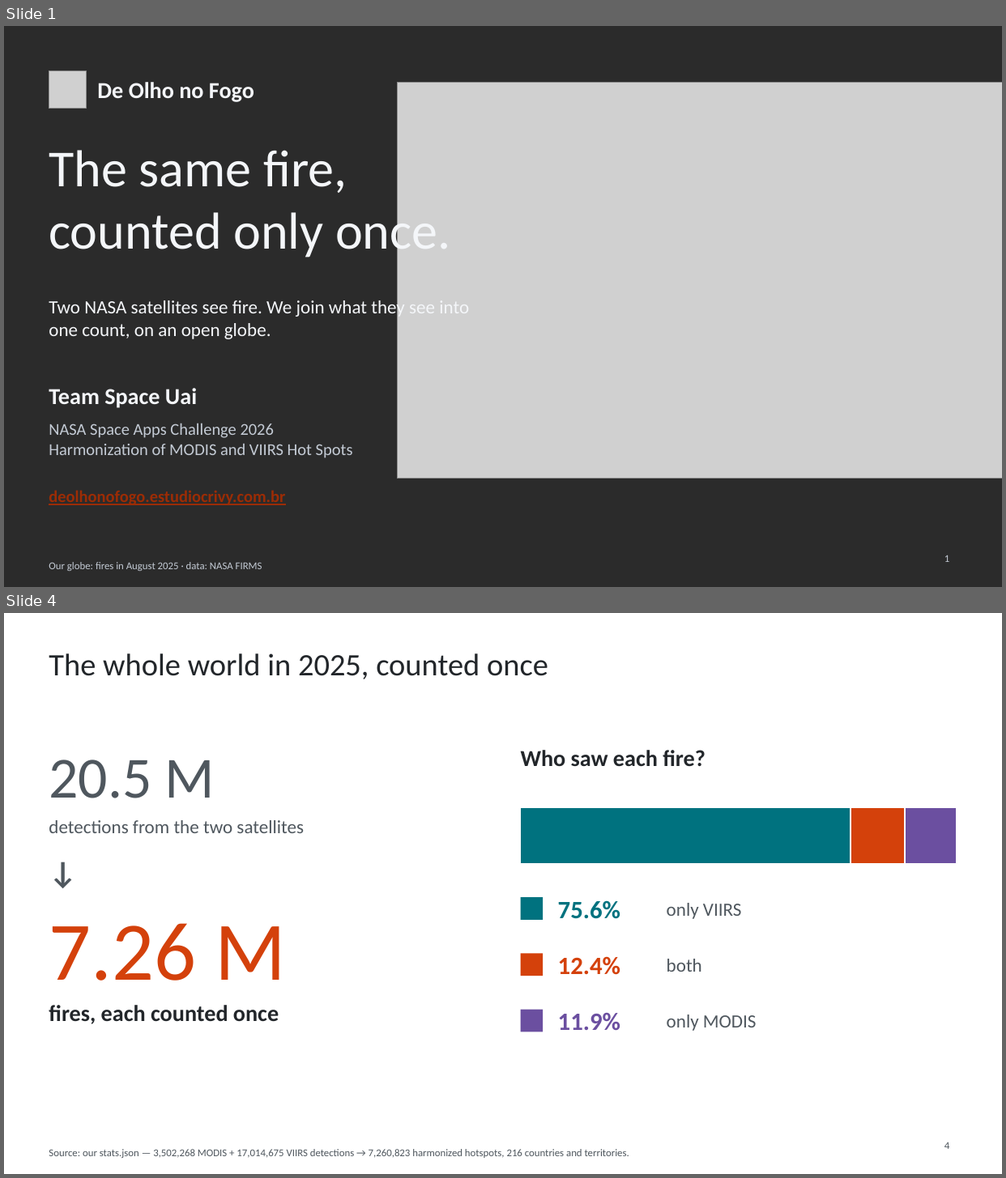
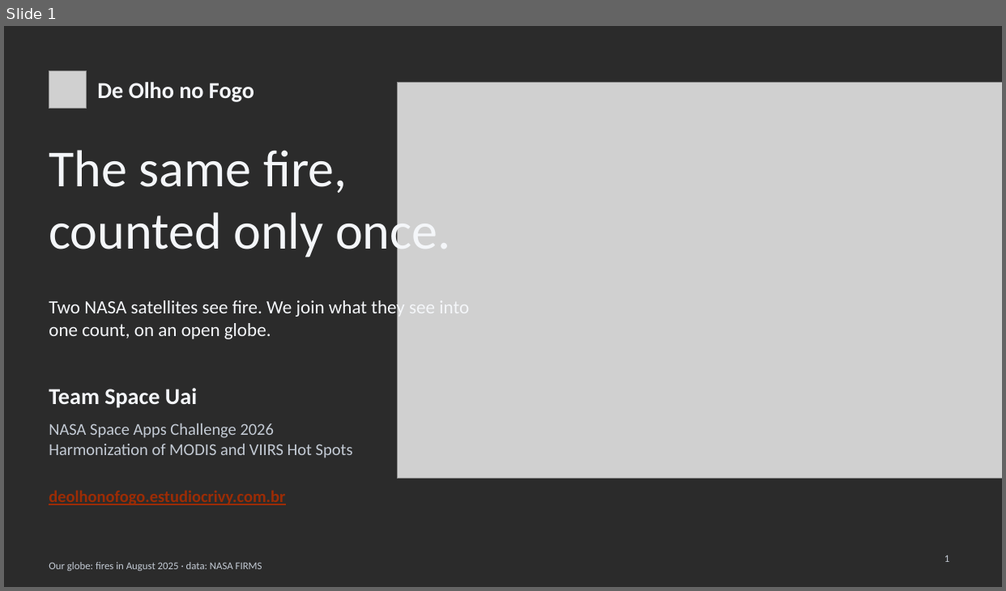
Before and after one commit to WednyFernandes/de-olho-no-fogo, a slide deck: public/apresentacao/de-olho-no-fogo-space-apps-2026-en.pptx. Shown one above the other, each under a label of ours: slides 1 and 4 before the commit, slide 1 after it; the slides between them are not shown. The pictures are 1006x1178 and 1006x591 pixels, drawn with LibreOffice and Linux fonts; fonts in the diff are those of the drawing; grey boxes stand for pictures; background and template pictures are left out; a plain dark background stands for a picture behind light text. Boxes give left, top, right and bottom in pixels: in the first picture for what was removed or moved away, otherwise in the second. Text is boxed around its words. In the diff, an @@ line names an element or a change of style, - is before the commit and + after.

```diff
--- a/public/apresentacao/de-olho-no-fogo-space-apps-2026-en.pptx
+++ b/public/apresentacao/de-olho-no-fogo-space-apps-2026-en.pptx
@@ slide 4 removed at box(4, 613, 1002, 1174), background #FFFFFF @@
@@ title removed at box(49, 653, 548, 679) @@
-The whole world in 2025, counted once
@@ text removed at box(521, 750, 705, 766) @@
-Who saw each fire?
@@ text removed at box(49, 760, 215, 798) @@
-20.5 M
@@ text removed at box(49, 820, 304, 833) @@
-detections from the two satellites
@@ rectangle removed at box(521, 807, 850, 864) @@
@@ rectangle removed at box(850, 807, 906, 864) @@
@@ rectangle removed at box(906, 807, 957, 864) @@
@@ text removed at box(49, 853, 108, 897) @@
-↓
@@ rectangle removed at box(521, 897, 543, 920) @@
@@ text removed at box(558, 901, 620, 919) @@
-75.6%
@@ text removed at box(667, 903, 742, 919) @@
-only VIIRS
@@ text removed at box(49, 923, 286, 981) @@
-7.26 M
@@ rectangle removed at box(521, 954, 543, 976) @@
@@ text removed at box(558, 956, 620, 975) @@
-12.4%
@@ text removed at box(667, 959, 702, 972) @@
-both
@@ text removed at box(49, 1005, 279, 1024) @@
-fires, each counted once
@@ rectangle removed at box(521, 1010, 543, 1033) @@
@@ text removed at box(558, 1013, 620, 1031) @@
-11.9%
@@ text removed at box(667, 1015, 756, 1031) @@
-only MODIS
@@ page number removed at box(944, 1143, 949, 1149) @@
-4
@@ text removed at box(49, 1149, 629, 1158) @@
-Source: our stats.json — 3,502,268 MODIS + 17,014,675 VIIRS detections → 7,260,823 harmonized hotspots, 216 countries and territories.
```
Also in this commit, not shown: 3 slides changed, 2 slides added, 1 other slide removed, 7 other files.
